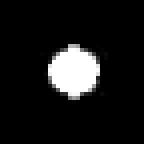
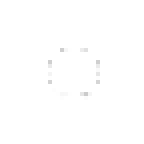
Layers edited between the first and the second 144 × 144 image:
painted on "Слой 5 копия" over [8, 16, 140, 136]
hid "Слой 2" over [0, 0, 144, 144]
